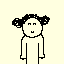
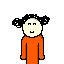
Two versions of the same layered image (64x64). Layer-by-layer changes:
painted on "Background" over <box>0,6,64,64</box>
painted on "sprite" over <box>0,0,64,64</box>
